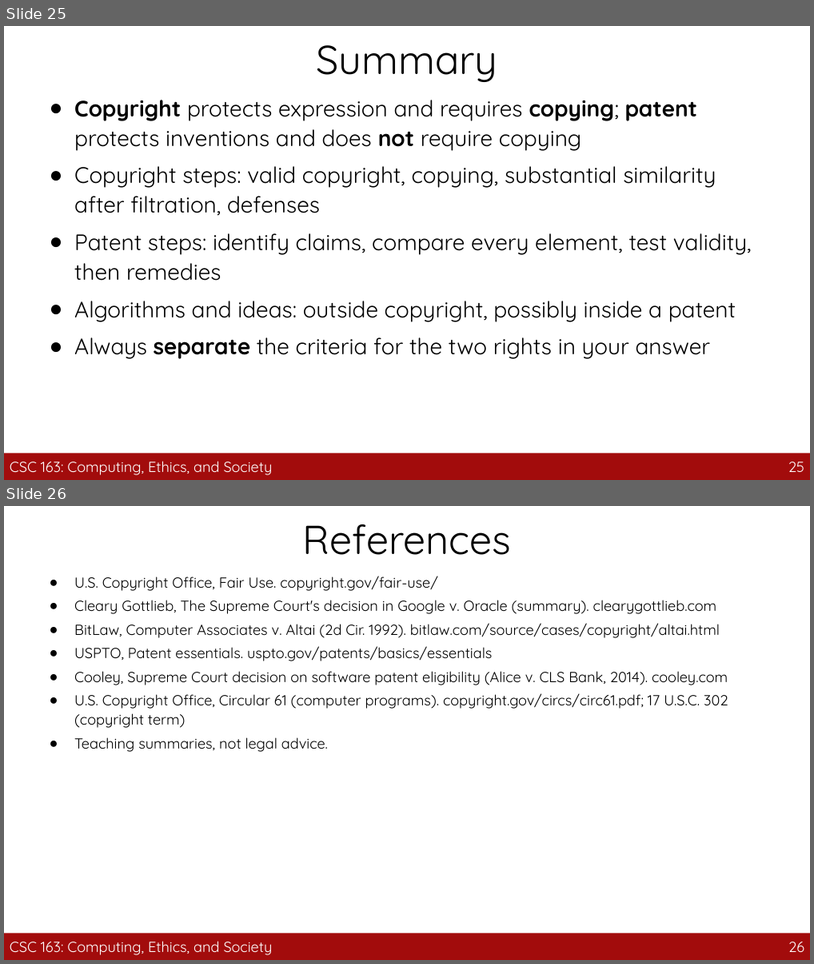
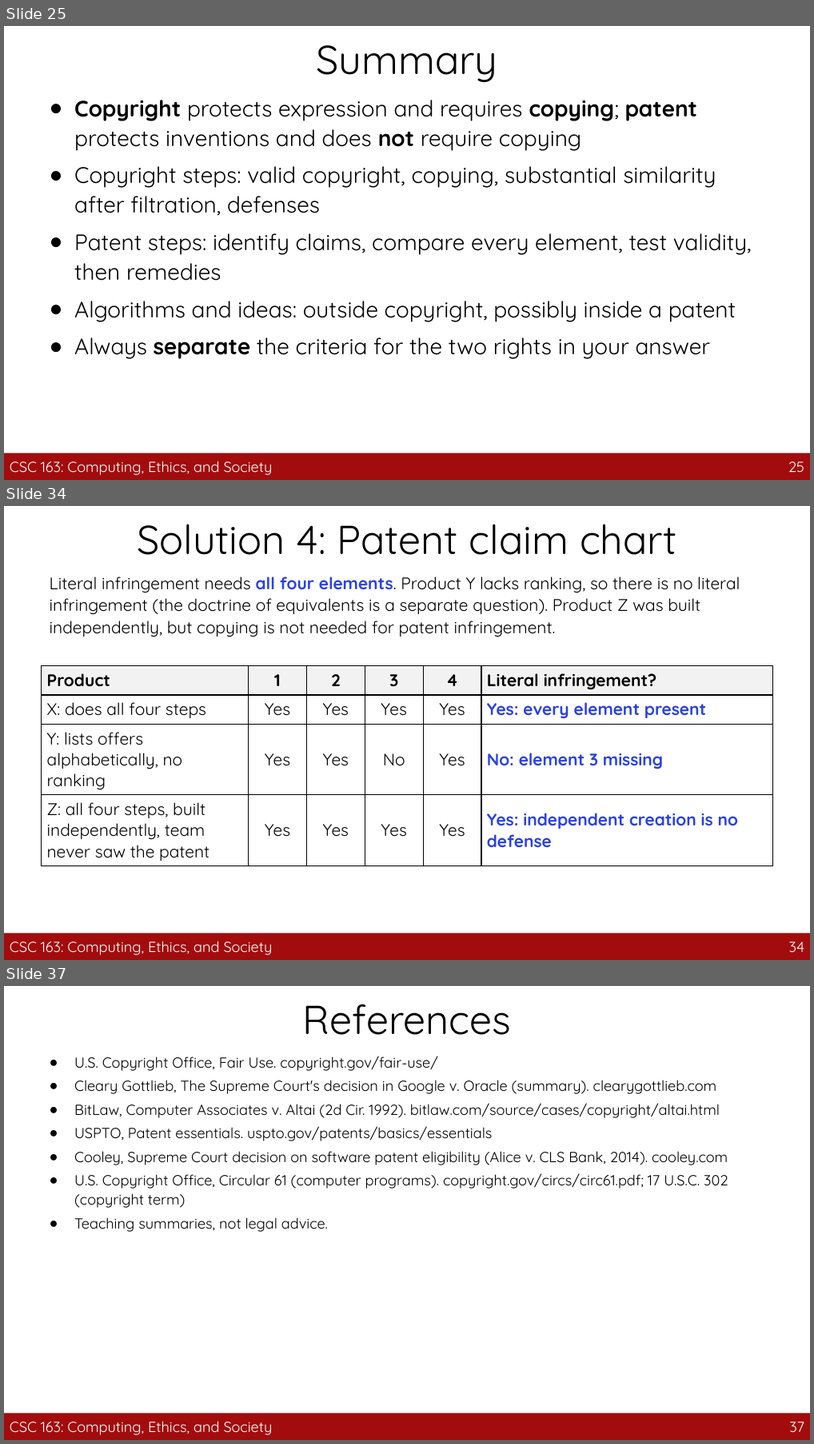
Before and after one commit to guhofstra/CSC163Fa26, a slide deck: PPTs/A2_Copyright_vs_Patent.pptx. Shown one above the other, each under a label of ours: slides 25 and 26 before the commit, slides 25, 34 and 37 after it; the slides between them are not shown. The pictures are 814x964 and 814x1444 pixels, drawn with LibreOffice and Linux fonts; fonts in the diff are those of the drawing. Boxes give left, top, right and bottom in pixels: in the first picture for what was removed or moved away, otherwise in the second. Text is boxed around its words. In the diff, an @@ line names an element or a change of style, - is before the commit and + after.

```diff
--- a/PPTs/A2_Copyright_vs_Patent.pptx
+++ b/PPTs/A2_Copyright_vs_Patent.pptx
@@ slide 34 added at (4, 506, 810, 960), background #FFFFFF @@
@@ title added at (138, 524, 677, 555), 36 pt, text #000000 @@
+Solution 4: Patent claim chart
@@ text added at (50, 576, 740, 637), 15 pt, text #000000 @@
+Literal infringement needs all four elements. Product Y lacks ranking, so there is no literal infringement (the doctrine of equivalents is a separate question). Product Z was built independently, but copying is not needed for patent infringement.
@@ table added at (41, 666, 772, 864), 4 rows, 6 columns @@
+Product | 1 | 2 | 3 | 4 | Literal infringement?
+X: does all four steps | Yes | Yes | Yes | Yes | Yes: every element present
+Y: lists offers alphabetically, no ranking | Yes | Yes | No | Yes | No: element 3 missing
+Z: all four steps, built independently, team never saw the patent | Yes | Yes | Yes | Yes | Yes: independent creation is no defense
@@ rectangle added at (4, 932, 810, 959), fill #A20C0C @@
@@ text added at (10, 940, 273, 955), 13 pt, text #FFFFFF @@
+CSC 163: Computing, Ethics, and Society
@@ page number added at (790, 941, 806, 952), 13 pt, text #FFFFFF @@
+34
@@ what was slide 26 is now slide 37 @@
@@ page number at (790, 1421, 805, 1432): text changed @@
-26
+37
```
Also in this commit, not shown: 10 other slides added, 25 other files.
